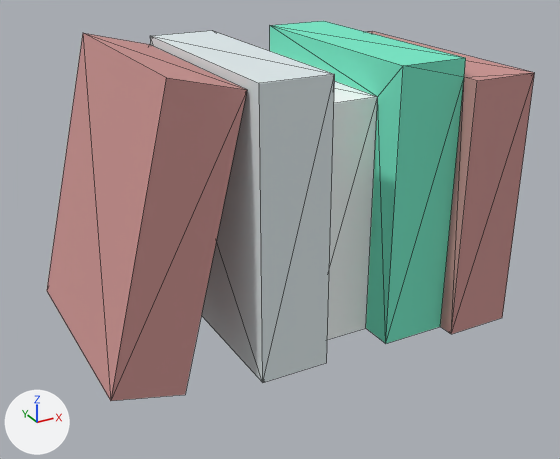
Renders of the glTF model assets/props/furniture/books.glb from each side of a commit.
Rendered twice from a 50 mm lens placed at (-0.05, -0.1869, 0.1511), pointed at (0.0749, 0.0402, 0.0375). The lights are fixed; the arrows at lower left show +X, +Y and +Z. The picture after the commit comes second. Mesh edges are drawn as thin lines. Vertices at exactly the same position are counted once.

Before the edit, the objects in view are built like this:
```python
me_mesh_books = bpy.data.meshes.new('Mesh books')
me_mesh_books.from_pydata(...)  # 35 vertices, 62 faces; spans x 0.0..0.15, y 0.0..0.094, z 0.0..0.104
# faces by material slot: [37, 4, 11, 10]
me_mesh_books.materials.append(mat_carpetdarker)  # pink #cd9491
me_mesh_books.materials.append(mat_carpetwhite)  # white #fcffff
me_mesh_books.materials.append(mat_plant)  # green #76eac8
me_mesh_books.materials.append(mat_metal)  # white #dfeaec
ob_books_clone = bpy.data.objects.new('books(Clone)', me_mesh_books)
ob_books_clone.location = (0.0, 0.0, 0.0)
```
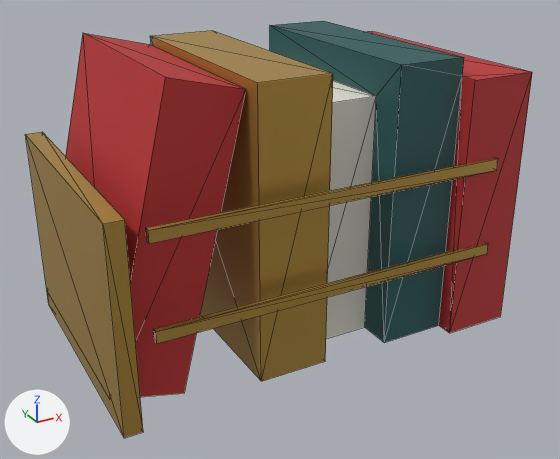
Where the change shows, as pixel boxes (x1, y1, x2, y2) in the pictures (560 x 459 px):
'books(Clone)', reshaped, moved, rescaled (10% taller): before (47, 21, 535, 401); after (25, 21, 532, 438)
part 1 of me_mesh_books, added (orange): after (25, 132, 143, 438)
part 2 of me_mesh_books, added: after (154, 243, 488, 344)
part 3 of me_mesh_books, added (orange): after (146, 158, 498, 244)
part 4 of me_mesh_books, recoloured: before (47, 31, 535, 401); after (65, 31, 532, 397)
part 5 of me_mesh_books, recoloured: (327, 81, 376, 338) in both
part 6 of me_mesh_books, recoloured (green to dark cyan): (270, 21, 464, 343) in both
part 7 of me_mesh_books, recoloured (white to orange): (150, 31, 333, 381) in both

The change, as a list of edits to the scene's bpy script:
```text
Add mat_leather:
    mat_leather = principled_material('leather')
    mat_leather.base_color = (0.015, 0.1, 0.1)  # dark cyan #215959
    mat_leather.roughness = 0.55
Add mat_red:
    mat_red = principled_material('red')
    mat_red.base_color = (0.5, 0.03, 0.03)  # red #bc3030
    mat_red.roughness = 0.7
Add mat_brass:
    mat_brass = principled_material('brass')
    mat_brass.base_color = (0.55, 0.34, 0.07)  # orange #c49e4b
    mat_brass.metallic = 0.6
    mat_brass.roughness = 0.4
Add mat_paper:
    mat_paper = principled_material('paper')
    mat_paper.base_color = (0.8, 0.78, 0.7)  # white #e7e5da
    mat_paper.roughness = 0.9
Change me_mesh_books:
    used by ob_books_clone; location = (0.0, 0.0, 0.0)
    remove me_mesh_books.from_pydata(...)  # 35 vertices, 62 faces; spans x 0.0..0.15, y 0.0..0.094, z 0.0..0.104
    add me_mesh_books.from_pydata(...)  # 59 vertices, 98 faces; spans x 0.0..0.15, y -0.001..0.094, z 0.0..0.104
    me_mesh_books part 1: a new loose piece, a box spanning x 0.0..0.006, y 0.0..0.0945, z 0.0..0.07, in mat_brass (orange #c49e4b)
    me_mesh_books part 2: a new loose piece, a box spanning x 0.012..0.1384, y -0.001..0.001, z 0.03..0.034, in mat_brass (orange #c49e4b)
    me_mesh_books part 3: a new loose piece, a box spanning x 0.012..0.1384, y -0.001..0.001, z 0.062..0.066, in mat_brass (orange #c49e4b)
    me_mesh_books part 4: 37 faces spanning x 0.0..0.15, y 0.0..0.094, z 0.0..0.104 switch from mat_carpetdarker (pink #cd9491) to mat_red (red #bc3030)
    me_mesh_books part 5: 4 faces spanning x 0.075..0.1, y 0.019..0.094, z 0.0..0.088 switch from mat_carpetwhite (white #fcffff) to mat_paper (white #e7e5da)
    me_mesh_books part 6: 11 faces spanning x 0.1..0.125, y 0.006..0.094, z 0.0..0.101 switch from mat_plant (green #76eac8) to mat_leather (dark cyan #215959)
    me_mesh_books part 7: 10 faces spanning x 0.05..0.075, y 0.006..0.094, z 0.0..0.101 switch from mat_metal (white #dfeaec) to mat_brass (orange #c49e4b)
Change ob_books_clone:
    ob_books_clone.location: (0.0, 0.0, 0.0) -> (0.0, 0.001, 0.0)
    ob_books_clone.scale: (1.0, 1.0, 1.0) -> (1.0, 0.99, 1.0)
```
